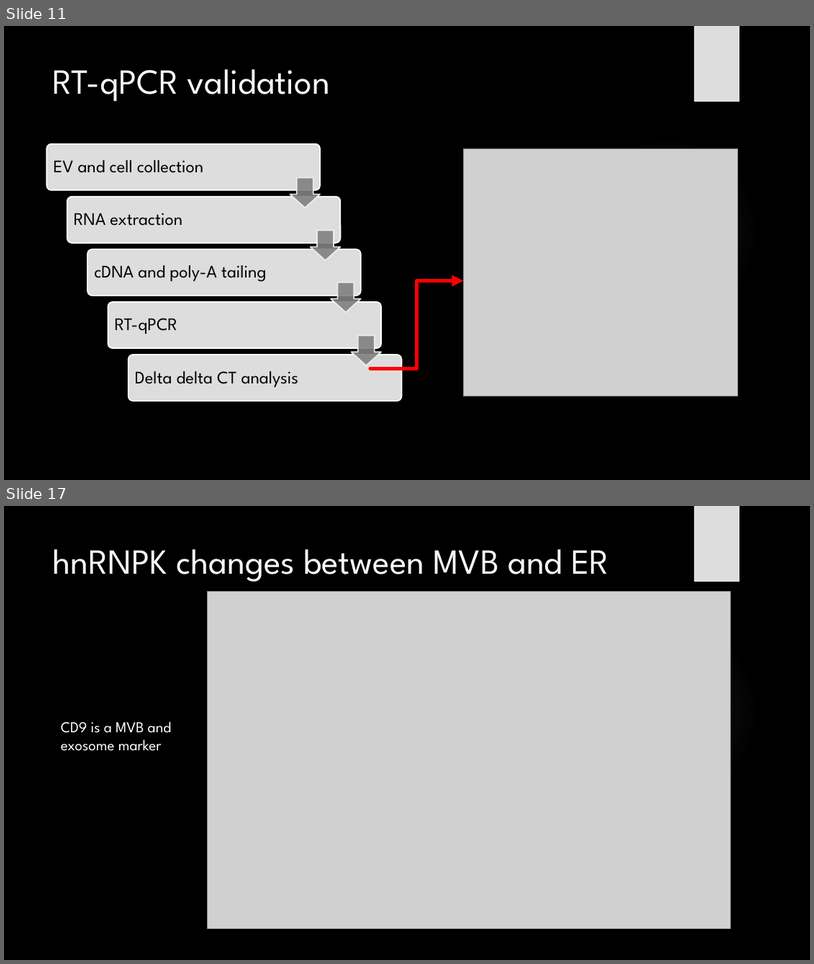
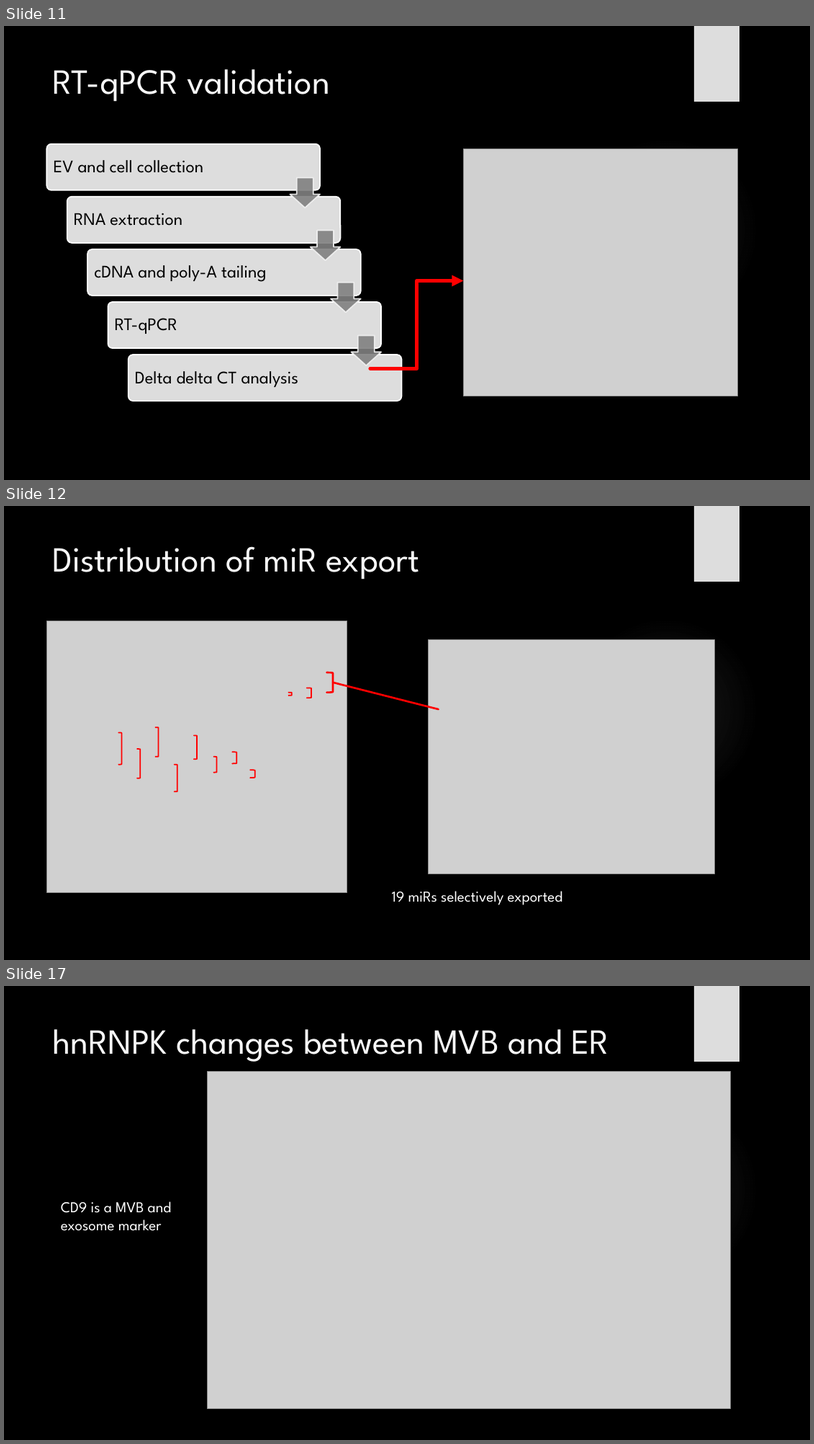
Before and after one commit to HarleyRobinson/Honours2, a slide deck: BackgroundInfo/CollCompBiol.pptx. Shown one above the other, each under a label of ours: slides 11 and 17 before the commit, slides 11, 12 and 17 after it; the slides between them are not shown. The pictures are 814x964 and 814x1444 pixels, drawn with LibreOffice and Linux fonts; fonts in the diff are those of the drawing; grey boxes stand for pictures; background and template pictures are left out. Boxes give left, top, right and bottom in pixels: in the first picture for what was removed or moved away, otherwise in the second. Text is boxed around its words. In the diff, an @@ line names an element or a change of style, - is before the commit and + after.

```diff
--- a/BackgroundInfo/CollCompBiol.pptx
+++ b/BackgroundInfo/CollCompBiol.pptx
@@ slide 12 added at box(4, 506, 810, 960), background #000000; not listed: 2 template elements that a slide beside it also shows @@
@@ title added at box(53, 546, 419, 579), 42 pt, text #F8F8F8 @@
+Distribution of miR export
@@ picture added at box(47, 620, 347, 892) @@
@@ picture added at box(429, 639, 715, 873) @@
@@ right bracket added at box(327, 672, 333, 692), outline #FF0000 2.25 pt @@
@@ right bracket added at box(289, 692, 292, 695), outline #FF0000 1.5 pt @@
@@ right bracket added at box(307, 688, 312, 698), outline #FF0000 1.5 pt @@
@@ line added from (333, 682) to (439, 709), #FF0000 2.25 pt @@
@@ right bracket added at box(119, 732, 122, 764), outline #FF0000 1.5 pt @@
@@ right bracket added at box(155, 728, 158, 757), outline #FF0000 1.5 pt @@
@@ right bracket added at box(194, 735, 197, 759), outline #FF0000 1.5 pt @@
@@ right bracket added at box(137, 749, 140, 777), outline #FF0000 1.5 pt @@
@@ right bracket added at box(175, 764, 178, 792), outline #FF0000 1.5 pt @@
@@ right bracket added at box(214, 757, 217, 772), outline #FF0000 1.5 pt @@
@@ right bracket added at box(233, 752, 237, 763), outline #FF0000 1.5 pt @@
@@ right bracket added at box(250, 770, 255, 777), outline #FF0000 1.5 pt @@
@@ text added at box(392, 890, 563, 905), 18 pt, text #FFFFFF @@
+19 miRs selectively exported
```
Also in this commit, not shown: 14 slides changed, 1 other slide added, 2 slides removed, 15 other files.
